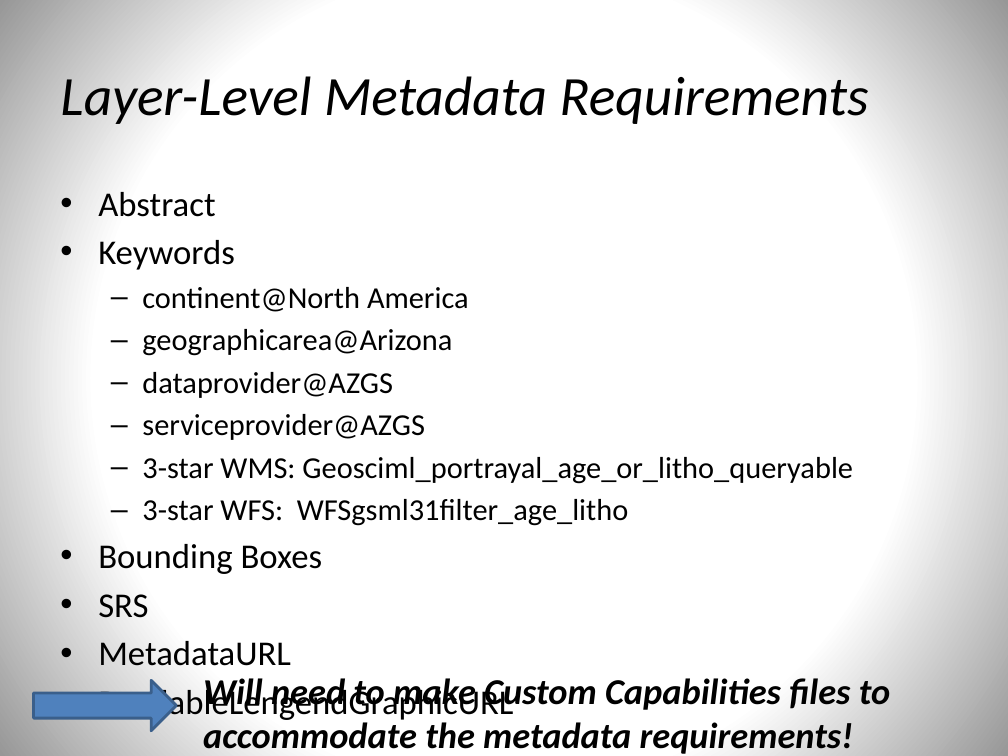
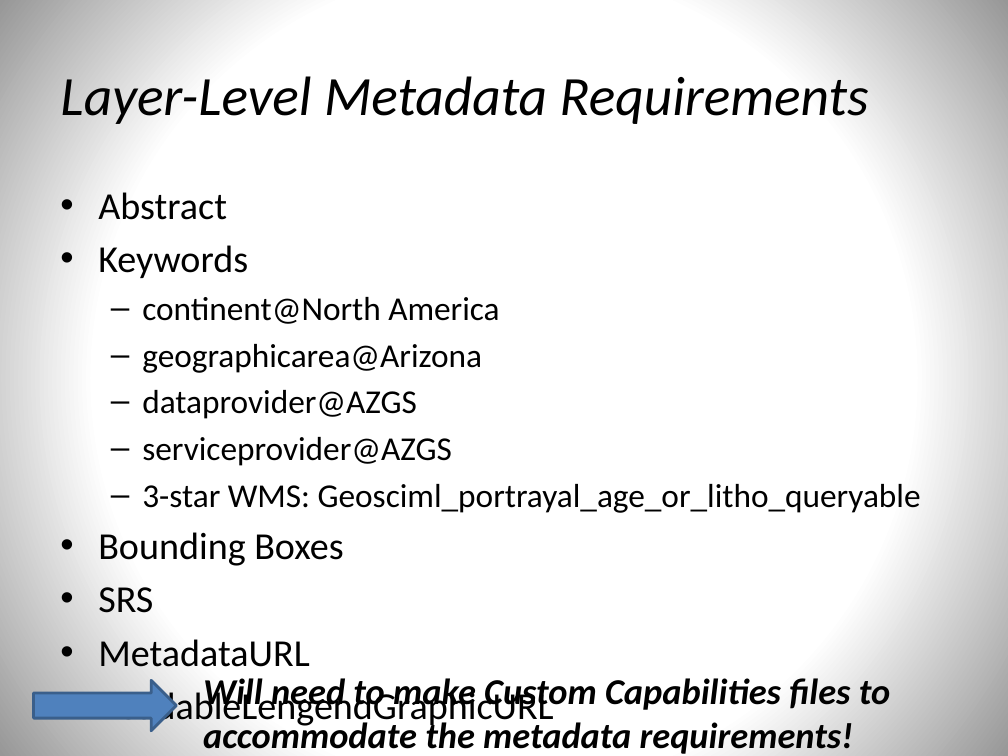
Before and after one commit to usgin/Workshops, a slide deck: slide 14 of OneGeologyWebinar/OneGeology.pptx (slide 10 before the commit). Drawn at 1008x756 pixels with LibreOffice and Linux fonts; fonts in the diff are those of the drawing. Boxes give left, top, right and bottom in pixels: in the first picture for what was removed or moved away, otherwise in the second. Text is boxed around its words. In the diff, an @@ line names an element or a change of style, - is before the commit and + after.

Commit message:
work on presentation for workshop
Add more info about OneGeology and GeoSciML portrayal

```diff
--- a/OneGeologyWebinar/OneGeology.pptx
+++ b/OneGeologyWebinar/OneGeology.pptx
@@ text "Abstract" at [98, 192, 921, 667]: size 24.8 to 27.2 pt in "Abstract", "Keywords", "Bounding Boxes", "SRS" and 2 more places; size 21.7 to 23.8 pt in "continent@North America", "geographicarea@Arizona", "dataprovider@AZGS", "serviceprovider@AZGS" and 1 more places @@
@@ text at [142, 499, 628, 526]: paragraph removed @@
-  – 3-star WFS: WFSgsml31filter_age_litho
```
Also in this commit, not shown: 5 other slides changed, 4 slides added.
